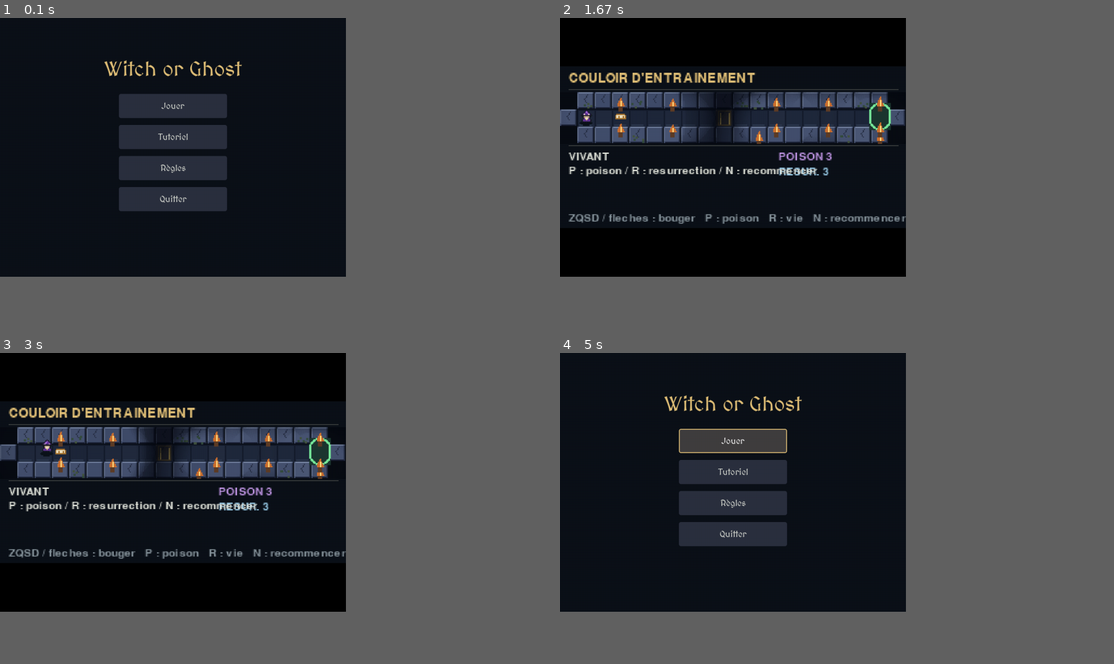
Above: before the commit, frames 1-4 (two rows, left to right).
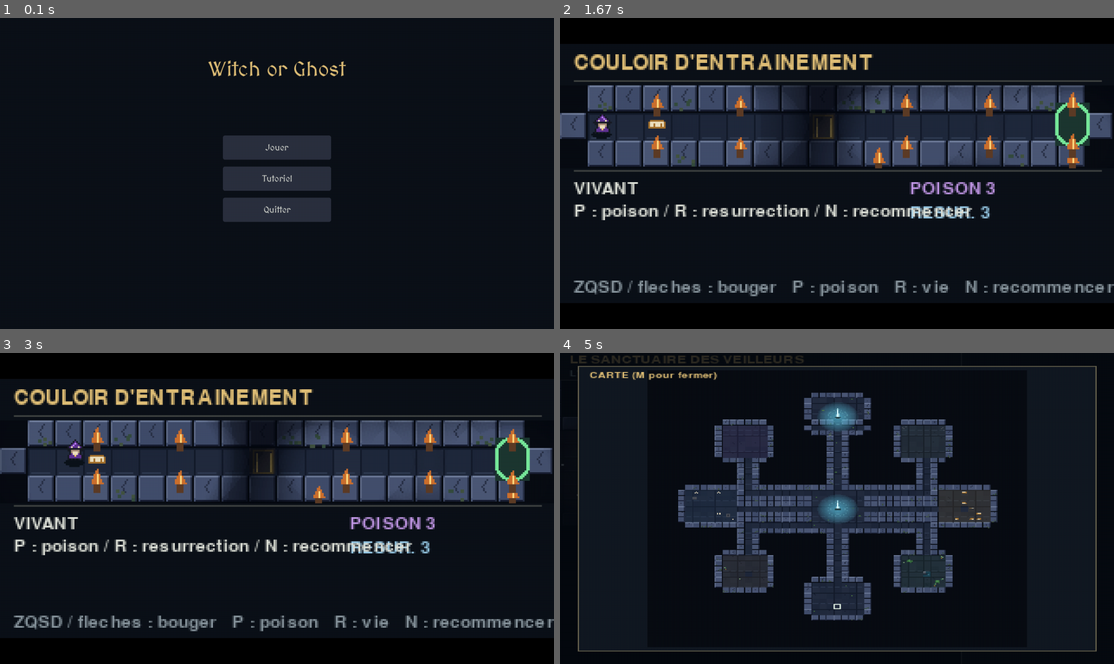
Above: after the commit, the same moments.

Repository: Eliaslhl/Game-Jam
Game: pygame game, started from main.py
The game is run twice, just before and just after one commit, with the same random seed, the same clock (stepped at 60 frames per second) and the same inputs.
Inputs (mouse positions are in pixels of both pictures, inside the frame that each line leads up to):
- Up to frame 1 (0.1 s): no input
- Up to frame 2 (1.67 s): click "Jouer" at 0.38 s; tap A at 0.67 s; hold Esc 1-1.47 s; hold D 1-1.47 s; click "Tutoriel" at 1.55 s
- Up to frame 3 (3 s): hold W 1.83-2.3 s; move the mouse to (332, 576) at 1.87 s; tap Z at 1.9, 2.2, 2.4, 2.7, 2.9 s; hold Right 2.33-2.8 s; hold A from 2.83 s (still down)
- Up to frame 4 (5 s): tap Z at 3.2, 3.47, 3.8, 4.1, 4.23, 4.97 s; release A at 3.37 s; hold Down 3.4-3.7 s; hold A 3.73-4.13 s; hold Esc 4.17-4.53 s; hold Up 4.17-4.53 s; click "Jouer" at 4.62 s; hold M from 4.9 s (still down); hold Up from 4.9 s (still down); move the mouse to (704, 446) at 4.93 s
In our replay, the window is 562x421 before the commit and 900x506 after it. These sizes can differ from the game's own. Grey fills any space a smaller window leaves; there, only what the larger window draws over its background counts as a difference.

The runs differ from the first frame. In frame 1, 11% of the frame differs, in the area x 18-63%, y 13-66%; in frame 2, 29%; in frame 3, 29%, in the area x 0-100%, y 11-90%; in frame 4, 20%.

Commit message:
feat(menu): final version menu

Diff:
--- a/settings.py
+++ b/settings.py
@@ -5,8 +5,8 @@
 PROJECT_ROOT = Path(__file__).resolve().parent
 FONTS_DIR = PROJECT_ROOT / "assets" / "fonts"
 
-SCREEN_WIDTH = 800
-SCREEN_HEIGHT = 600
+SCREEN_WIDTH = 1280
+SCREEN_HEIGHT = 720
 SCREEN_TITLE = "Witch or Ghost"
 
 TILE_SIZE = 64
--- a/views/menu_view.py
+++ b/views/menu_view.py
@@ -1,3 +1,6 @@
+import os
+import sys
+
 import pygame
 
 from settings import (
@@ -14,11 +17,11 @@
     TEXT_DIM,
 )
 from views import training_map_view
+from views import simple_map_view
 
 MENU_ITEMS = [
     ("Jouer", "play"),
     ("Tutoriel", "tutorial"),
-    ("Règles", "rules"),
     ("Quitter", "quit"),
 ]
 
@@ -103,6 +106,15 @@
     return screen
 
 
+def _fullscreen_window() -> pygame.Surface:
+    """Fenetre plein ecran reel (sans bandes du bureau), pour la partie et le
+    tutoriel uniquement : le menu, lui, reste dans sa fenetre normale."""
+    desktop = pygame.display.Info()
+    desktop_size = (desktop.current_w or SCREEN_WIDTH, desktop.current_h or SCREEN_HEIGHT)
+    screen = pygame.display.set_mode(desktop_size, pygame.FULLSCREEN)
+    return screen
+
+
 def run(screen: pygame.Surface) -> None:
     clock = pygame.time.Clock()
     scene = MenuScene(screen)
@@ -115,22 +127,30 @@
 
             action = scene.handle_event(event)
             if action == "play":
-                print("Zaizai")
-            elif action == "tutorial":
-                training_map_view.main()
-                pygame.init()
+                # Plein ecran pour la partie, puis retour a la fenetre du menu.
+                fullscreen = _fullscreen_window()
+                simple_map_view.run(fullscreen)
                 screen = _new_window()
                 scene = MenuScene(screen)
-            elif action == "rules":
-                print("Zonzon")
+            elif action == "tutorial":
+                # Plein ecran pour le tutoriel, puis retour a la fenetre du menu.
+                fullscreen = _fullscreen_window()
+                training_map_view.run(fullscreen)
+                screen = _new_window()
+                scene = MenuScene(screen)
             elif action == "quit":
                 return
 
         scene.draw()
         pygame.display.flip()
+        if "--smoke-test" in sys.argv:
+            return
 
 
 def main() -> None:
+    if "--smoke-test" in sys.argv:
+        os.environ.setdefault("SDL_VIDEODRIVER", "dummy")
+        os.environ.setdefault("SDL_AUDIODRIVER", "dummy")
     pygame.init()
     screen = _new_window()
     run(screen)
--- a/views/simple_map_view.py
+++ b/views/simple_map_view.py
@@ -406,7 +406,41 @@
         self.label(screen, "N : recommencer    Echap : quitter", (SIZE[0] // 2 - 90, SIZE[1] // 2 + 10), WHITE, self.small)
 
 
+def run(screen):
+    """Boucle du sanctuaire dans une fenetre DEJA ouverte (ex : reprise de la
+    fenetre du menu, meme taille). N'appelle ni pygame.init() ni pygame.quit() :
+    c'est a l'appelant de gerer le cycle de vie de pygame."""
+    target_size = screen.get_size()
+    canvas = pygame.Surface(SIZE)
+    game = SimpleMapGame()
+    clock = pygame.time.Clock()
+    running = True
+    while running:
+        dt = min(clock.tick(60) / 1000, 0.05)
+        for event in pygame.event.get():
+            if event.type == pygame.QUIT:
+                running = False
+            elif event.type == pygame.KEYDOWN:
+                if event.key == pygame.K_ESCAPE:
+                    running = False
+                else:
+                    game.event(event.key)
+        keys = pygame.key.get_pressed()
+        direction = (
+            int(keys[pygame.K_d] or keys[pygame.K_RIGHT]) - int(keys[pygame.K_a] or keys[pygame.K_q] or keys[pygame.K_LEFT]),
+            int(keys[pygame.K_s] or keys[pygame.K_DOWN]) - int(keys[pygame.K_w] or keys[pygame.K_z] or keys[pygame.K_UP]),
+        )
+        game.update(dt, direction)
+        game.draw(canvas)
+        screen.blit(pygame.transform.scale(canvas, target_size), (0, 0))
+        pygame.display.flip()
+        if "--smoke-test" in sys.argv:
+            running = False
+
+
 def main():
+    """Lancement autonome (python views/simple_map_view.py) : plein ecran reel,
+    sans bandes noires, sans lissage (le rendu doit rester net, pas flou)."""
     if "--smoke-test" in sys.argv:
         os.environ.setdefault("SDL_VIDEODRIVER", "dummy")
         os.environ.setdefault("SDL_AUDIODRIVER", "dummy")
@@ -416,34 +450,7 @@
         desktop_size = (desktop.current_w or 1280, desktop.current_h or 720)
         window = pygame.display.set_mode(desktop_size, pygame.NOFRAME)
         pygame.display.set_caption("Le sanctuaire - Deadweight")
-
-        # Plein ecran reel : on remplit tout l'ecran, sans bandes noires, sans
-        # lissage (le rendu doit rester net, pas flou).
-        canvas = pygame.Surface(SIZE)
-        game = SimpleMapGame()
-        clock = pygame.time.Clock()
-        running = True
-        while running:
-            dt = min(clock.tick(60) / 1000, 0.05)
-            for event in pygame.event.get():
-                if event.type == pygame.QUIT:
-                    running = False
-                elif event.type == pygame.KEYDOWN:
-                    if event.key == pygame.K_ESCAPE:
-                        running = False
-                    else:
-                        game.event(event.key)
-            keys = pygame.key.get_pressed()
-            direction = (
-                int(keys[pygame.K_d] or keys[pygame.K_RIGHT]) - int(keys[pygame.K_a] or keys[pygame.K_q] or keys[pygame.K_LEFT]),
-                int(keys[pygame.K_s] or keys[pygame.K_DOWN]) - int(keys[pygame.K_w] or keys[pygame.K_z] or keys[pygame.K_UP]),
-            )
-            game.update(dt, direction)
-            game.draw(canvas)
-            window.blit(pygame.transform.scale(canvas, desktop_size), (0, 0))
-            pygame.display.flip()
-            if "--smoke-test" in sys.argv:
-                running = False
+        run(window)
     finally:
         pygame.quit()
 
--- a/views/training_map_view.py
+++ b/views/training_map_view.py
@@ -182,7 +182,48 @@
         self.label(screen, "N : recommencer    Echap : quitter", (SIZE[0] // 2 - 85, 75), WHITE, self.small)
 
 
+def run(screen):
+    """Boucle du couloir dans une fenetre DEJA ouverte (ex : reprise de la
+    fenetre du menu, meme taille). N'appelle ni pygame.init() ni pygame.quit() :
+    c'est a l'appelant de gerer le cycle de vie de pygame."""
+    target_size = screen.get_size()
+    # Le couloir garde ses proportions (pas de deformation) : on l'agrandit au
+    # maximum dans la fenetre, avec de fines bandes noires si besoin.
+    scale = min(target_size[0] / SIZE[0], target_size[1] / SIZE[1])
+    scaled_size = (round(SIZE[0] * scale), round(SIZE[1] * scale))
+    offset = ((target_size[0] - scaled_size[0]) // 2, (target_size[1] - scaled_size[1]) // 2)
+
+    canvas = pygame.Surface(SIZE)
+    game = TrainingGame()
+    clock = pygame.time.Clock()
+    running = True
+    while running:
+        dt = min(clock.tick(60) / 1000, 0.05)
+        for event in pygame.event.get():
+            if event.type == pygame.QUIT:
+                running = False
+            elif event.type == pygame.KEYDOWN:
+                if event.key == pygame.K_ESCAPE:
+                    running = False
+                else:
+                    game.event(event.key)
+        keys = pygame.key.get_pressed()
+        direction = (
+            int(keys[pygame.K_d] or keys[pygame.K_RIGHT]) - int(keys[pygame.K_a] or keys[pygame.K_q] or keys[pygame.K_LEFT]),
+            int(keys[pygame.K_s] or keys[pygame.K_DOWN]) - int(keys[pygame.K_w] or keys[pygame.K_z] or keys[pygame.K_UP]),
+        )
+        game.update(dt, direction)
+        game.draw(canvas)
+        screen.fill((0, 0, 0))
+        screen.blit(pygame.transform.scale(canvas, scaled_size), offset)
+        pygame.display.flip()
+        if "--smoke-test" in sys.argv:
+            running = False
+
+
 def main():
+    """Lancement autonome (python views/training_map_view.py) : plein ecran reel,
+    sans bandes noires, sans lissage (le rendu doit rester net, pas flou)."""
     if "--smoke-test" in sys.argv:
         os.environ.setdefault("SDL_VIDEODRIVER", "dummy")
         os.environ.setdefault("SDL_AUDIODRIVER", "dummy")
@@ -192,38 +233,7 @@
         desktop_size = (desktop.current_w or 1280, desktop.current_h or 720)
         window = pygame.display.set_mode(desktop_size, pygame.NOFRAME)
         pygame.display.set_caption("Couloir d'entrainement - Deadweight")
-
-        # Plein ecran reel : pas de bandes noires, pas de lissage (rendu net).
-        scale = min(desktop_size[0] / SIZE[0], desktop_size[1] / SIZE[1])
-        scaled_size = (round(SIZE[0] * scale), round(SIZE[1] * scale))
-        offset = ((desktop_size[0] - scaled_size[0]) // 2, (desktop_size[1] - scaled_size[1]) // 2)
-
-        canvas = pygame.Surface(SIZE)
-        game = TrainingGame()
-        clock = pygame.time.Clock()
-        running = True
-        while running:
-            dt = min(clock.tick(60) / 1000, 0.05)
-            for event in pygame.event.get():
-                if event.type == pygame.QUIT:
-                    running = False
-                elif event.type == pygame.KEYDOWN:
-                    if event.key == pygame.K_ESCAPE:
-                        running = False
-                    else:
-                        game.event(event.key)
-            keys = pygame.key.get_pressed()
-            direction = (
-                int(keys[pygame.K_d] or keys[pygame.K_RIGHT]) - int(keys[pygame.K_a] or keys[pygame.K_q] or keys[pygame.K_LEFT]),
-                int(keys[pygame.K_s] or keys[pygame.K_DOWN]) - int(keys[pygame.K_w] or keys[pygame.K_z] or keys[pygame.K_UP]),
-            )
-            game.update(dt, direction)
-            game.draw(canvas)
-            window.fill((0, 0, 0))
-            window.blit(pygame.transform.scale(canvas, scaled_size), offset)
-            pygame.display.flip()
-            if "--smoke-test" in sys.argv:
-                running = False
+        run(window)
     finally:
         pygame.quit()
 
